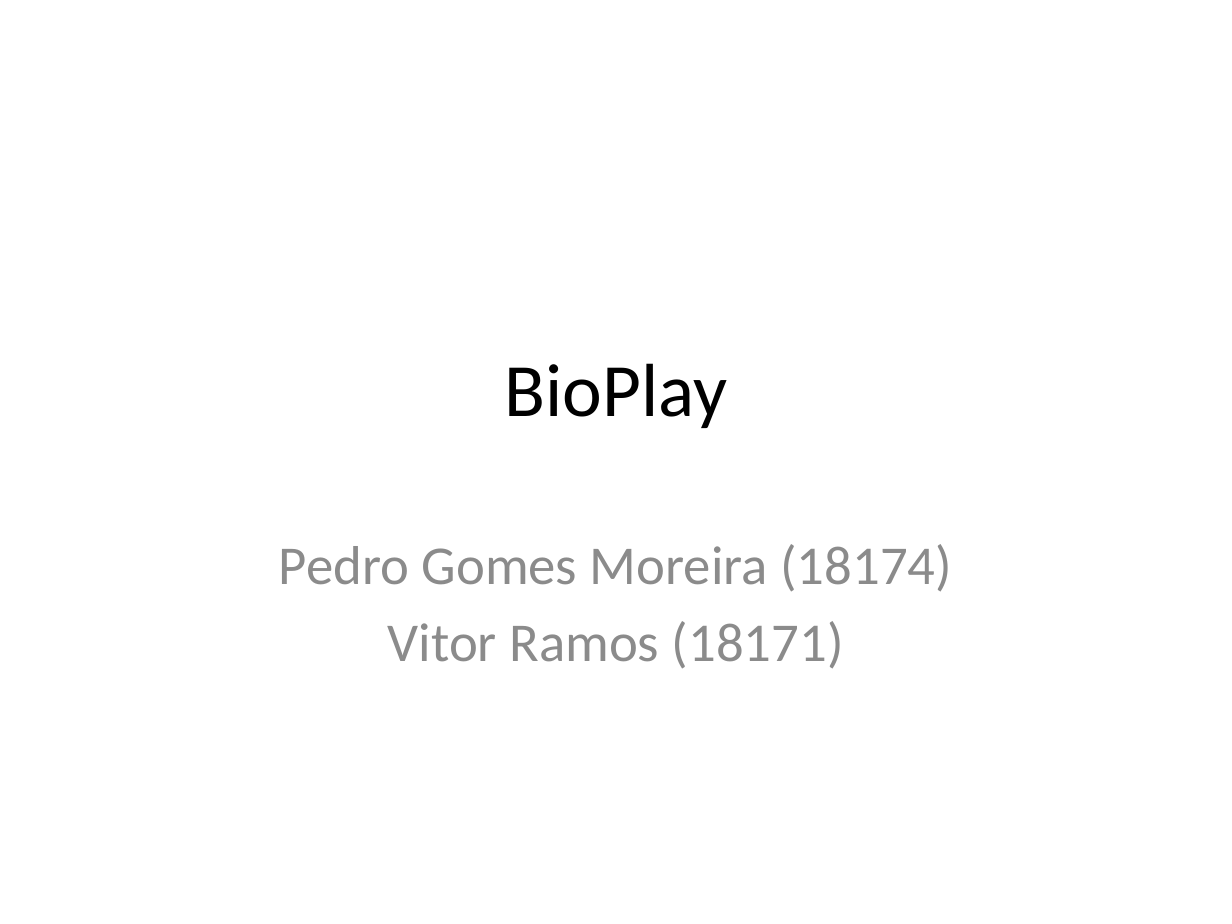
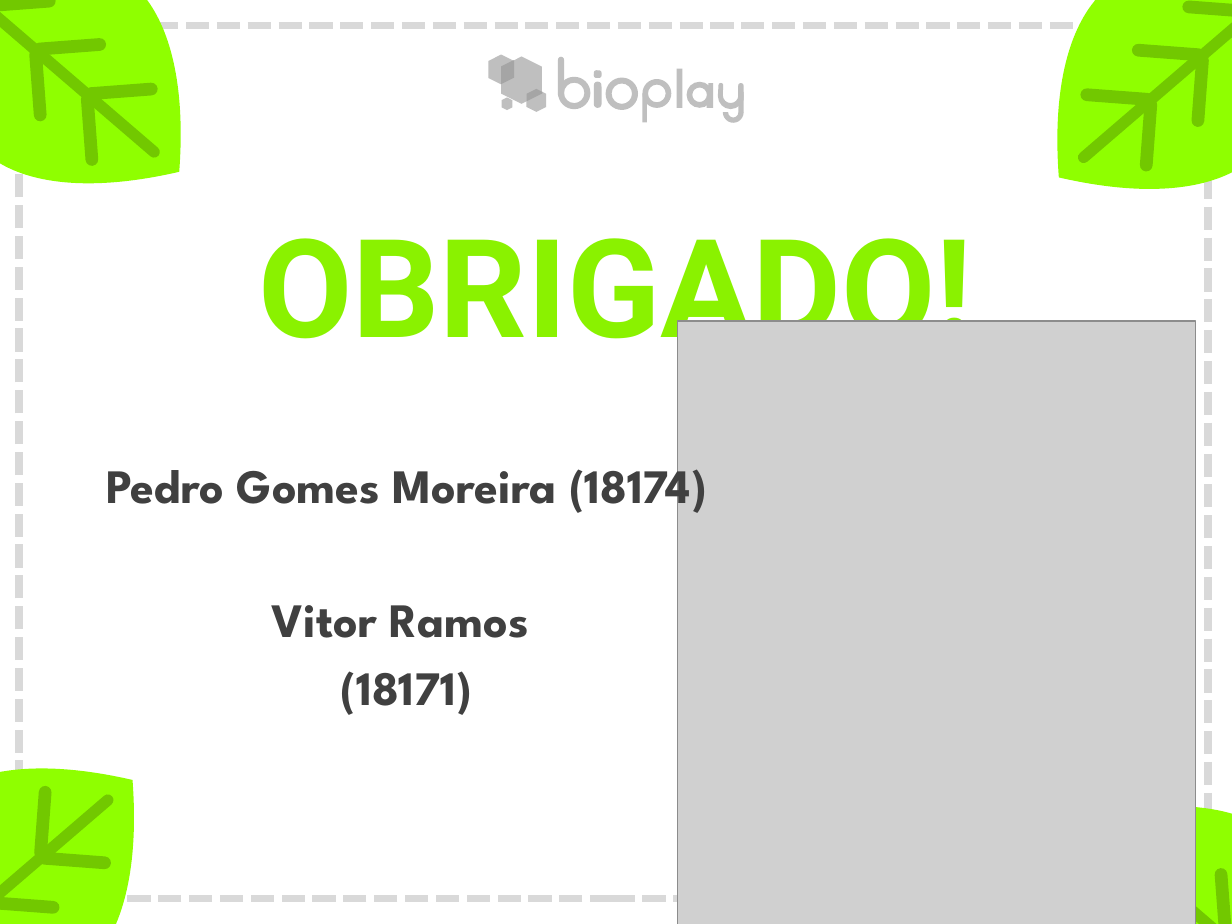
Before and after one commit to pedrogmo/projetopp2, a slide deck: slide 4 of slide/Apresentação.pptx (slide 1 before the commit). Drawn at 1232x924 pixels with LibreOffice and Linux fonts; fonts in the diff are those of the drawing; grey boxes stand for pictures; background and template pictures are left out. Boxes give left, top, right and bottom in pixels: in the first picture for what was removed or moved away, otherwise in the second. Text is boxed around its words. In the diff, an @@ line names an element or a change of style, - is before the commit and + after.

Commit message:
Apresentação de Slides
- Design pronto! Faltam apenas os textos em si...

```diff
--- a/slide/Apresentação.pptx
+++ b/slide/Apresentação.pptx
@@ rectangle added at [18, 26, 1207, 899], outline #D9D9D9 4.5 pt dashed @@
@@ group added at [558, 57, 744, 122]: 5 rectangles, 5 freeform shapes, 5 rounded rectangles, 1 arch (boxed as its full ring) @@
@@ group added at [0, 0, 254, 259]: 6 rounded rectangles, 1 freeform shape @@
@@ group added at [488, 55, 546, 111]: 4 hexagons, 2 freeform shapes @@
@@ group added at [984, 0, 1232, 265]: 6 rounded rectangles, 1 freeform shape @@
@@ text added at [258, 238, 973, 368], 80 pt, text #8AF200, bold @@
+OBRIGADO!
@@ picture added at [678, 322, 1195, 924] @@
@@ title removed at [504, 363, 727, 428] @@
-BioPlay
@@ subtitle "Pedro Gomes Moreira (18174)": place and size @@
-subtitle "Pedro Gomes Moreira (18174)" at [279, 544, 952, 668]
+subtitle "Pedro Gomes Moreira (18174)" at [106, 456, 707, 715]
@@ subtitle at [106, 456, 707, 518]: size 32 to 28 pt, font Calibri to League Spartan, text colour #8C8C8C to #404040, bold on in "Pedro Gomes Moreira (18174)" @@
@@ subtitle at [271, 605, 529, 715]: text changed; size 32 to 28 pt; font Calibri to League Spartan; text colour #8C8C8C to #404040; bold on @@
-Vitor Ramos (18171)
+Vitor Ramos
+(18171)
@@ freeform shape added at [1006, 730, 1232, 924], fill #8FFF00 @@
@@ rounded rectangle added at [1099, 830, 1232, 924], fill #72C800 @@
@@ group added at [0, 692, 207, 924]: 4 rounded rectangles, 1 freeform shape @@
@@ rounded rectangle added at [1214, 868, 1232, 924], fill #72C800 @@
```
Also in this commit, not shown: 2 other slides changed, 1 slide added, 2 other files.
